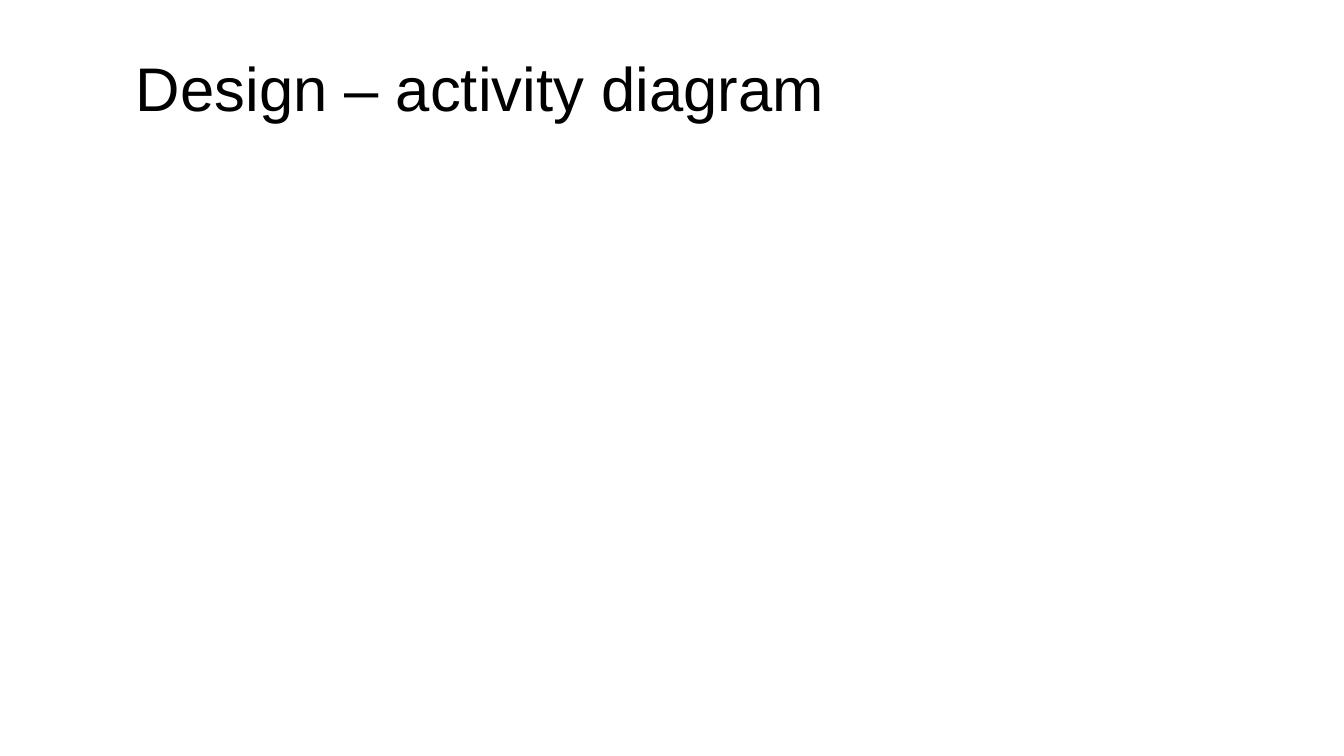
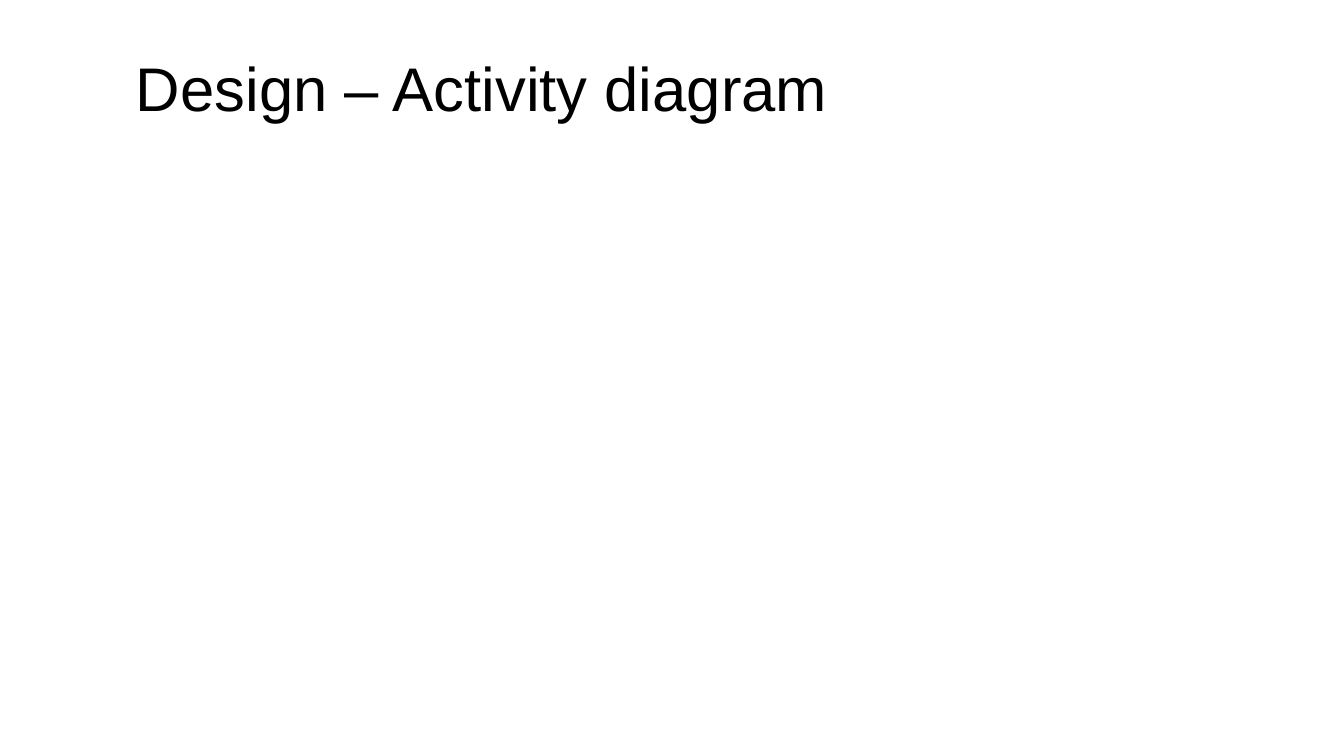
Before and after one commit to sdaisyna/PharmacyMS, a slide deck: slide 26 of Design/Medino Pharmacy.pptx (slide 25 before the commit). Drawn at 1344x756 pixels with LibreOffice and Linux fonts; fonts in the diff are those of the drawing. Boxes give left, top, right and bottom in pixels: in the first picture for what was removed or moved away, otherwise in the second. Text is boxed around its words. In the diff, an @@ line names an element or a change of style, - is before the commit and + after.

```diff
--- a/Design/Medino Pharmacy.pptx
+++ b/Design/Medino Pharmacy.pptx
@@ title at [136,66,827,123]: text changed @@
-Design – activity diagram
+Design – Activity diagram
```
Also in this commit, not shown: 15 other slides changed, 8 slides added, 12 slides removed, 2 other files.
